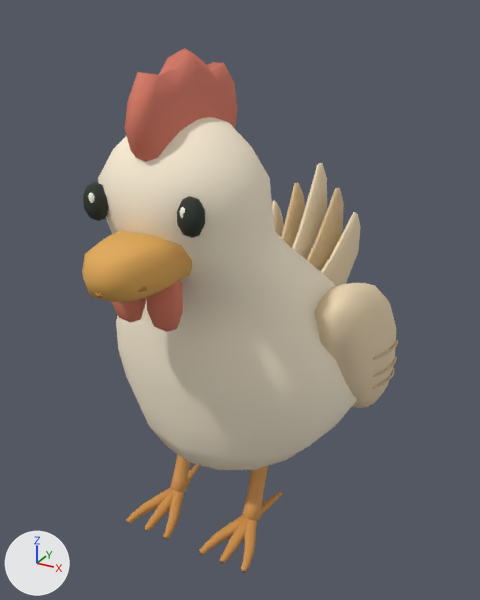
What one commit did to the glTF model assets/art-v1/chicken-lod.glb.
Rendered twice from a 50 mm lens placed at (0.594, -1.045, 1.021), pointed at (0.006, 0.024, 0.486). The lights are fixed; the arrows at lower left show +X, +Y and +Z. The first picture is the older version. Where no turn or scale is listed for an object, it has been applied to the vertices.

Before the edit, the objects in view are built like this:
```python
ob_continuous_body_neck = bpy.data.objects.new('continuous-body-neck', me_continuous_body_neck)
ob_continuous_body_neck.location = (0.0, 0.0, 0.0)
ob_eye_1 = bpy.data.objects.new('eye-1', me_eye_1)
ob_eye_1.location = (0.0, 0.0, 0.0)
ob_eye__1 = bpy.data.objects.new('eye--1', me_eye__1)
ob_eye__1.location = (0.0, 0.0, 0.0)
ob_eye_sparkle__1 = bpy.data.objects.new('eye-sparkle--1', me_eye_sparkle__1)
ob_eye_sparkle__1.location = (0.0, 0.0, 0.0)
ob_sculpted_wing_1 = bpy.data.objects.new('sculpted-wing-1', me_sculpted_wing_1)
ob_sculpted_wing_1.location = (0.0, 0.0, 0.0)
ob_tail_feather_2 = bpy.data.objects.new('tail-feather-2', me_tail_feather_2)
ob_tail_feather_2.location = (0.0, 0.0, 0.0)
ob_upper_beak = bpy.data.objects.new('upper-beak', me_upper_beak)
ob_upper_beak.location = (0.0, 0.0, 0.0)
ob_wattle_1 = bpy.data.objects.new('wattle-1', me_wattle_1)
ob_wattle_1.location = (0.0, 0.0, 0.0)
ob_wattle__1 = bpy.data.objects.new('wattle--1', me_wattle__1)
ob_wattle__1.location = (0.0, 0.0, 0.0)
# also in view: 'tail-feather-1' at (-0.027, 0.306, 0.504); 'tail-feather-3' at (0.056, 0.306, 0.503); 'scalloped-comb' at (0.0, -0.139, 0.874); 'ankle-1' at (0.09, -0.057, 0.128); 'tail-feather-4' at (0.093, 0.299, 0.478)
```
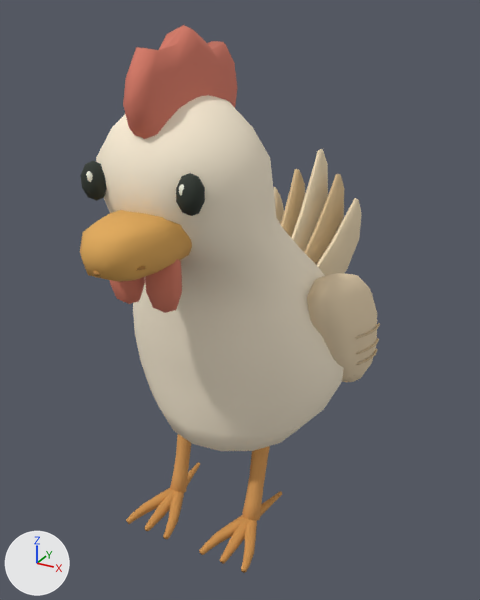
Location of each change, (x1, y1, x2, y2) in pixels of the pictures (480 x 600 px):
'continuous-body-neck', reshaped: before (98, 117, 356, 470); after (96, 95, 344, 451)
'scalloped-comb', moved: before (125, 48, 238, 162); after (123, 25, 237, 139)
'upper-beak', moved: before (82, 230, 192, 303); after (80, 210, 192, 282)
'sculpted-wing-1', reshaped (13% narrower, 13% shorter): before (315, 283, 396, 408); after (307, 273, 377, 382)
'tail-feather-2', moved: before (292, 163, 327, 260); after (291, 149, 328, 252)
'wattle-1', moved: before (146, 280, 183, 332); after (145, 259, 182, 313)
'tail-feather-4', moved: before (321, 212, 361, 286); after (317, 198, 362, 276)
'eye-1', moved: before (177, 196, 205, 238); after (176, 173, 205, 216)
'eye--1', moved: before (83, 182, 108, 221); after (81, 161, 107, 201)
'wattle--1', moved: before (112, 298, 146, 322); after (110, 277, 145, 304)
'tail-feather-1', moved: before (281, 183, 305, 248); after (281, 169, 305, 237)
'tail-feather-0', moved: before (272, 200, 284, 237); after (273, 187, 284, 224)
'eye-sparkle--1', moved: before (88, 193, 95, 203); after (86, 171, 93, 182)

Diff of the bpy script that builds the scene:
```diff
--- a/assets/art-v1/chicken-lod.glb.py
+++ b/assets/art-v1/chicken-lod.glb.py
@@ me_continuous_body_neck @@
-me_continuous_body_neck.from_pydata(...)  # 257 vertices, 510 faces; spans x -0.258..0.264, y -0.286..0.286, z 0.131..0.869
+me_continuous_body_neck.from_pydata(...)  # 257 vertices, 510 faces; spans x -0.223..0.228, y -0.286..0.251, z 0.164..0.902
+# me_continuous_body_neck part 1: 257 of 257 vertices moved; they spanned x -0.258..0.264, y -0.286..0.286, z 0.131..0.869 and now span x -0.223..0.228, y -0.286..0.251, z 0.164..0.902; mean shift (0.0, 0.0, 0.033)
 me_continuous_body_neck.materials.append(mat_fff2d9)
@@ me_eye__1 @@
-me_eye__1.from_pydata(...)  # 34 vertices, 64 faces; spans x -0.1088..-0.0651, y -0.2869..-0.2494, z 0.7142..0.7765
+me_eye__1.from_pydata(...)  # 34 vertices, 64 faces; spans x -0.1088..-0.0651, y -0.2869..-0.2494, z 0.747..0.8093
+# me_eye__1 part 2: the whole mesh is moved by (0.0, 0.0, 0.0328)
 me_eye__1.materials.append(mat_2c342c)
@@ me_eye_sparkle__1 @@
-me_eye_sparkle__1.from_pydata(...)  # 34 vertices, 64 faces; spans x -0.0899..-0.0774, y -0.2868..-0.279, z 0.7454..0.7634
+me_eye_sparkle__1.from_pydata(...)  # 34 vertices, 64 faces; spans x -0.0899..-0.0774, y -0.2868..-0.279, z 0.7782..0.7962
+# me_eye_sparkle__1 part 3: the whole mesh is moved by (0.0, 0.0, 0.0328)
 me_eye_sparkle__1.materials.append(mat_ffffee)
@@ me_wattle__1 @@
-me_wattle__1.from_pydata(...)  # 34 vertices, 64 faces; spans x -0.0667..-0.0038, y -0.2911..-0.2518, z 0.551..0.6708
+me_wattle__1.from_pydata(...)  # 34 vertices, 64 faces; spans x -0.0667..-0.0038, y -0.2911..-0.2518, z 0.5838..0.7036
+# me_wattle__1 part 4: the whole mesh is moved by (0.0, 0.0, 0.0328)
 me_wattle__1.materials.append(mat_d97c65)
@@ me_sculpted_wing_1 @@
-me_sculpted_wing_1.from_pydata(...)  # 68 vertices, 132 faces; spans x 0.167..0.29, y -0.071..0.266, z 0.23..0.566
+me_sculpted_wing_1.from_pydata(...)  # 68 vertices, 132 faces; spans x 0.146..0.249, y -0.054..0.249, z 0.282..0.578
+# me_sculpted_wing_1 part 5: the whole mesh is multiplied about its middle by the matrix ((0.833, 0.0, 0.0), (0.0, 0.87, -0.044), (0.0, 0.001, 0.884)), then moved by (-0.031, 0.002, 0.032)
 me_sculpted_wing_1.materials.append(mat_eed8b4)
@@ me_eye_1 @@
-me_eye_1.from_pydata(...)  # 34 vertices, 64 faces; spans x 0.0651..0.1088, y -0.2869..-0.2494, z 0.7142..0.7765
+me_eye_1.from_pydata(...)  # 34 vertices, 64 faces; spans x 0.0651..0.1088, y -0.2869..-0.2494, z 0.747..0.8093
+# me_eye_1 part 6: the whole mesh is moved by (0.0, 0.0, 0.0328)
 me_eye_1.materials.append(mat_2c342c)
@@ me_wattle_1 @@
-me_wattle_1.from_pydata(...)  # 34 vertices, 64 faces; spans x 0.0038..0.0667, y -0.2911..-0.2518, z 0.551..0.6708
+me_wattle_1.from_pydata(...)  # 34 vertices, 64 faces; spans x 0.0038..0.0667, y -0.2911..-0.2518, z 0.5838..0.7036
+# me_wattle_1 part 7: the whole mesh is moved by (0.0, 0.0, 0.0328)
 me_wattle_1.materials.append(mat_d97c65)
@@ me_upper_beak @@
-me_upper_beak.from_pydata(...)  # 52 vertices, 100 faces; spans x -0.069..0.069, y -0.386..-0.206, z 0.624..0.711
+me_upper_beak.from_pydata(...)  # 52 vertices, 100 faces; spans x -0.069..0.069, y -0.386..-0.206, z 0.657..0.744
+# me_upper_beak part 8: the whole mesh is moved by (0.0, 0.0, 0.033)
 me_upper_beak.materials.append(mat_e1aa58)
@@ me_scalloped_comb @@
-me_scalloped_comb.from_pydata(...)  # 93 vertices, 182 faces; spans x -0.036..0.037, y -0.283..0.004, z 0.782..0.965
+me_scalloped_comb.from_pydata(...)  # 93 vertices, 182 faces; spans x -0.036..0.037, y -0.283..0.004, z 0.815..0.998
+# me_scalloped_comb part 9: the whole mesh is moved by (0.0, 0.0, 0.033)
 me_scalloped_comb.materials.append(mat_d77965)
@@ me_tail_feather_0 @@
-me_tail_feather_0.from_pydata(...)  # 47 vertices, 90 faces; spans x -0.106..-0.038, y 0.175..0.426, z 0.366..0.593
+me_tail_feather_0.from_pydata(...)  # 47 vertices, 90 faces; spans x -0.106..-0.038, y 0.175..0.426, z 0.399..0.626
+# me_tail_feather_0 part 10: the whole mesh is moved by (0.0, 0.0, 0.033)
 me_tail_feather_0.materials.append(mat_efdbb7)
@@ me_tail_feather_1 @@
-me_tail_feather_1.from_pydata(...)  # 47 vertices, 90 faces; spans x -0.053..-0.001, y 0.172..0.441, z 0.368..0.64
+me_tail_feather_1.from_pydata(...)  # 47 vertices, 90 faces; spans x -0.053..-0.001, y 0.172..0.441, z 0.401..0.673
+# me_tail_feather_1 part 11: the whole mesh is moved by (0.0, 0.0, 0.033)
 me_tail_feather_1.materials.append(mat_d8bb8d)
@@ me_tail_feather_2 @@
-me_tail_feather_2.from_pydata(...)  # 47 vertices, 90 faces; spans x 0.0..0.041, y 0.17..0.454, z 0.37..0.687
+me_tail_feather_2.from_pydata(...)  # 47 vertices, 90 faces; spans x 0.0..0.041, y 0.17..0.454, z 0.403..0.72
+# me_tail_feather_2 part 12: the whole mesh is moved by (0.0, 0.0, 0.033)
 me_tail_feather_2.materials.append(mat_efdbb7)
@@ me_tail_feather_4 @@
-me_tail_feather_4.from_pydata(...)  # 47 vertices, 90 faces; spans x 0.059..0.127, y 0.173..0.425, z 0.365..0.592
+me_tail_feather_4.from_pydata(...)  # 47 vertices, 90 faces; spans x 0.059..0.127, y 0.173..0.425, z 0.398..0.625
+# me_tail_feather_4 part 13: the whole mesh is moved by (0.0, 0.0, 0.033)
 me_tail_feather_4.materials.append(mat_efdbb7)
```
